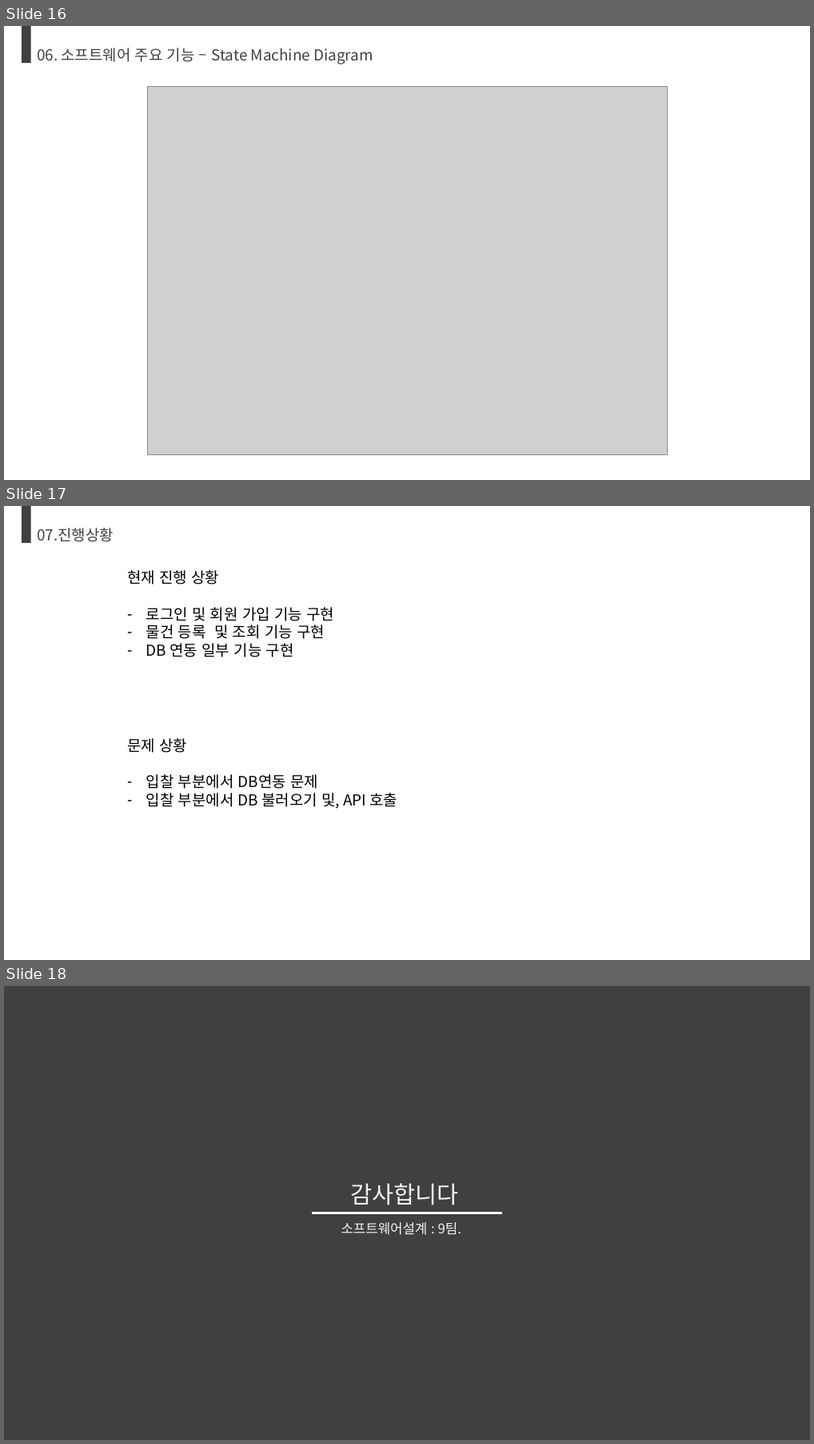
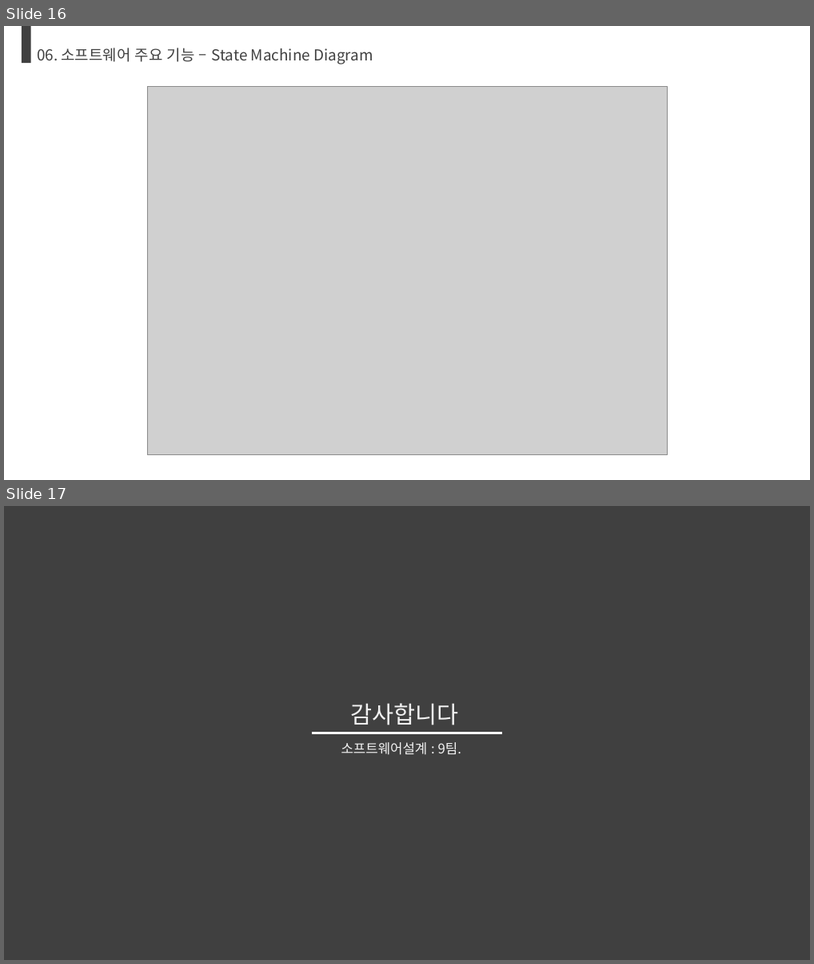
Before and after one commit to H-2-O-every/KNU-20192-9th, a slide deck: 소프트웨어설계_9팀_발표자료.pptx. Shown one above the other, each under a label of ours: slides 16, 17 and 18 before the commit, slides 16 and 17 after it. The pictures are 814x1444 and 814x964 pixels, drawn with LibreOffice and Linux fonts; fonts in the diff are those of the drawing; grey boxes stand for pictures. Boxes give left, top, right and bottom in pixels: in the first picture for what was removed or moved away, otherwise in the second. Text is boxed around its words. In the diff, an @@ line names an element or a change of style, - is before the commit and + after.

```diff
--- a/소프트웨어설계_9팀_발표자료.pptx
+++ b/소프트웨어설계_9팀_발표자료.pptx
@@ slide 17 removed at <box>4,506,810,960</box>, background #FFFFFF @@
@@ rectangle removed at <box>22,506,31,543</box> @@
@@ text removed at <box>37,528,114,542</box> @@
-07.진행상황
@@ text removed at <box>127,570,334,657</box> @@
-현재 진행 상황
-– 로그인 및 회원 가입 기능 구현
-– 물건 등록 및 조회 기능 구현
-– DB 연동 일부 기능 구현
@@ text removed at <box>127,738,398,808</box> @@
-문제 상황
-– 입찰 부분에서 DB연동 문제
-– 입찰 부분에서 DB 불러오기 및, API 호출
@@ what was slide 18 is now slide 17 @@
```
Also in this commit, not shown: 1 slide changed, 1 other file.
